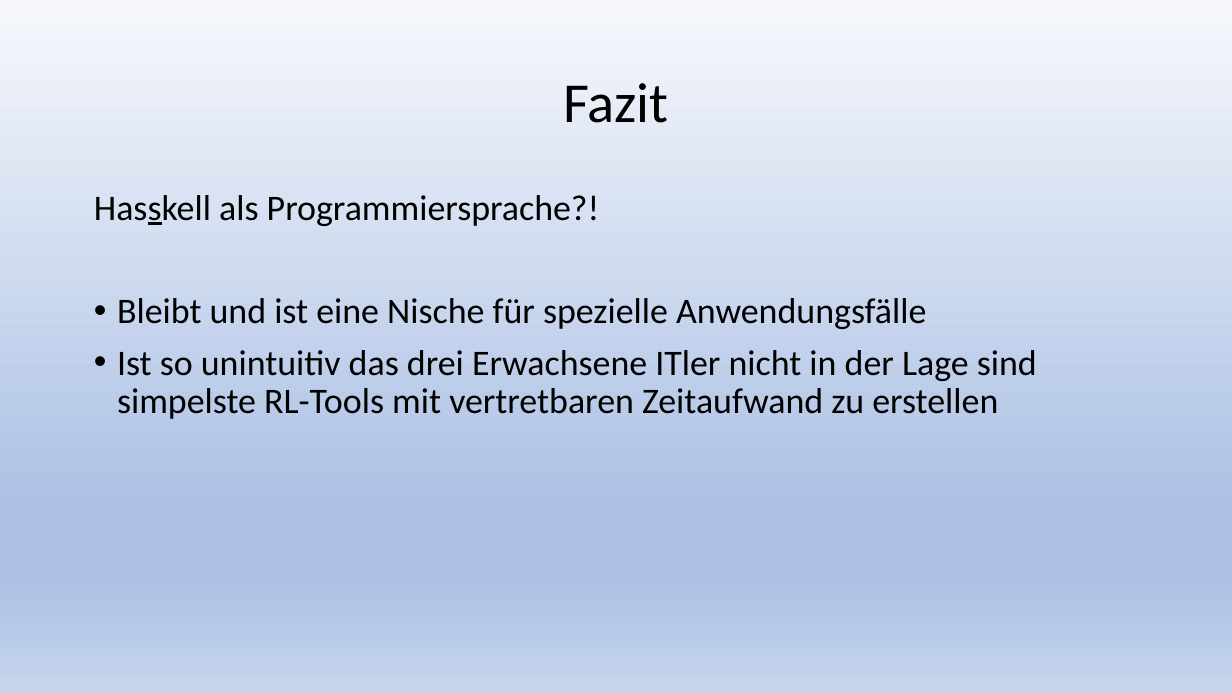
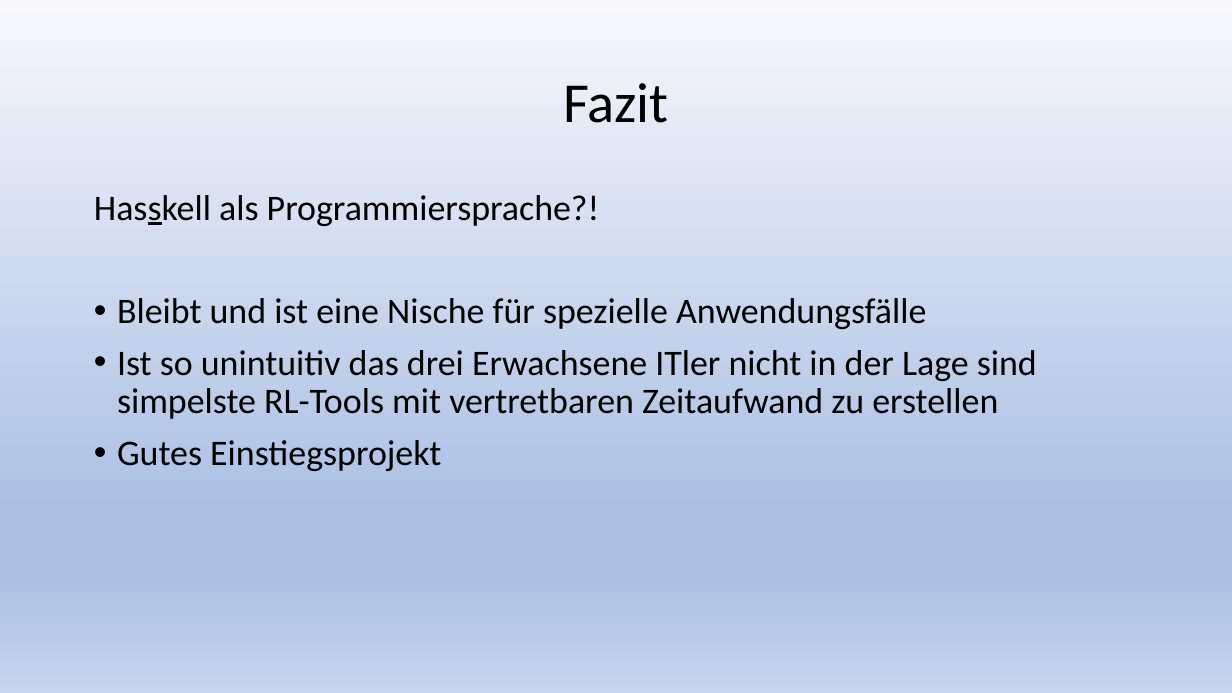
Before and after one commit to newr90/supersort, a slide deck: slide 13 of Praesentation/SuperSort.pptx. Drawn at 1232x693 pixels with LibreOffice and Linux fonts; fonts in the diff are those of the drawing. Boxes give left, top, right and bottom in pixels: in the first picture for what was removed or moved away, otherwise in the second. Text is boxed around its words. In the diff, an @@ line names an element or a change of style, - is before the commit and + after.

```diff
--- a/Praesentation/SuperSort.pptx
+++ b/Praesentation/SuperSort.pptx
@@ text at [117, 440, 441, 471]: paragraph added @@
+• Gutes Einstiegsprojekt
```
Also in this commit, not shown: 3 other slides changed.
